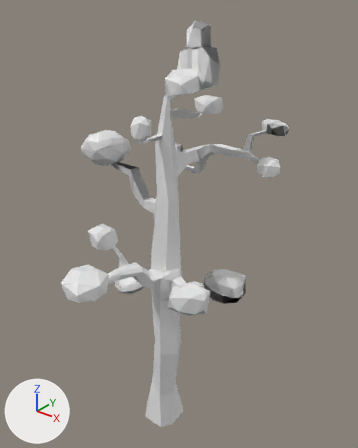
Before and after pictures for a commit that changed the OBJ model Kinderki/res/models/level/tree2full.obj.
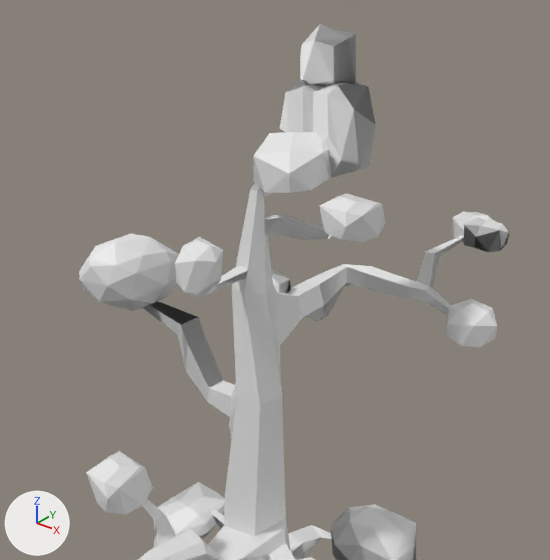
Each version is shown whole from a camera (50 mm lens) standing at (9.09, -10.39, 14.53) and looking at (-0.05, 1.03, 7.45), then close up from a camera (50 mm lens) standing at (6.08, -6.8, 14.86) and looking at (-0.77, 1.76, 9.55). The lights are fixed; the arrows at lower left show +X, +Y and +Z. Where no turn or scale is listed for an object, it has been applied to the vertices.

Before the edit, the objects in view are built like this:
```python
me_geosphere001 = bpy.data.meshes.new('GeoSphere001')
me_geosphere001.from_pydata(...)  # 721 vertices, 1348 faces; spans x -3.23..2.68, y -3.91..4.25, z -0.03..13.65
ob_geosphere001 = bpy.data.objects.new('GeoSphere001', me_geosphere001)
ob_geosphere001.location = (0.0, 0.0, 0.0)
```
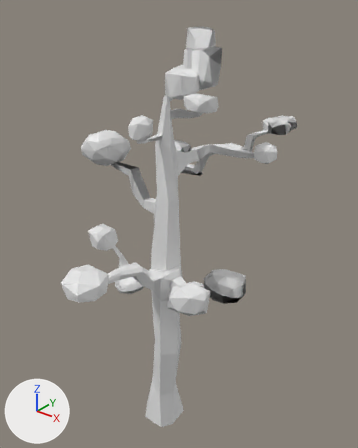
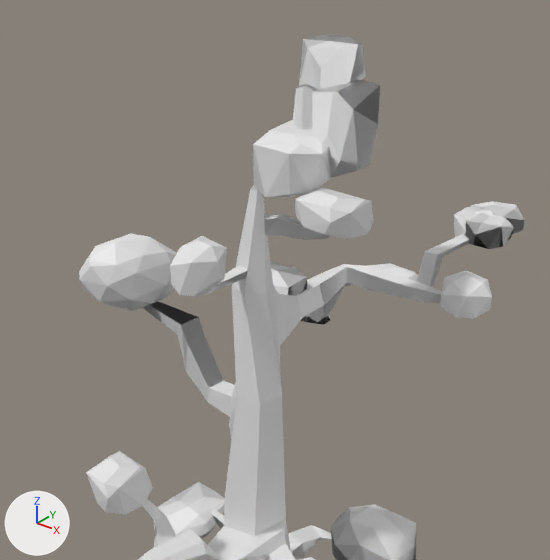
Commit message: working tree

What the commit changed:
me_geosphere001 is used by ob_geosphere001; location (0.0, 0.0, 0.0).
me_geosphere001 had 721 vertices, 1348 faces and spanned x -3.23..2.68, y -3.91..4.25, z -0.03..13.65.
me_geosphere001 now has 781 vertices, 1456 faces and spans x -3.23..2.54, y -3.91..4.82, z -0.03..13.47.
me_geosphere001 part 1: a new loose piece of 20 vertices spanning x 1.17..2.11, y 4.17..4.82, z 10.16..10.58.
me_geosphere001 part 2: a new loose piece of 20 vertices spanning x 0.27..1.44, y 2.49..2.81, z 9.64..9.95.
me_geosphere001 part 3: a new loose piece of 20 vertices spanning x -1.21..-0.1, y 2.02..2.57, z 8.71..9.02.
Part 4, on me_geosphere001:
10 vertices in x 2.09..2.67, y 2.09..2.78, z 9.33..9.79 move by (-0.13, 0.0, 0.42).
7 vertices in x 1.97..2.53, y 2.1..2.79, z 9.2..9.81 move by (-0.13, 0.0, 0.41).
3 vertices in x 1.94..2.68, y 2.42..2.43, z 9.62..9.86 move by (-0.14, 0.0, 0.42).
3 vertices in x 1.25..1.81, y 3.52..3.7, z 10.52..10.58 move by (-0.05, 0.12, 0.0).
3 vertices in x 1.57..1.8, y 3.37..3.56, z 10.27..10.44 move by (-0.04, 0.07, 0.0).
50 vertices move from x 1.16..2.24, y 2.34..4.25, z 9.5..10.58 to x 1.12..2.11, y 2.34..4.56, z 9.71..10.58.
Part 5, on me_geosphere001:
9 vertices in x 0.14..1.32, y -1.09..1.13, z 11.34..13.02 move by (0.0, -0.01, 0.0).
7 vertices in x 0.77..1.43, y 0.39..0.87, z 12.09..12.95 move by (0.0, -0.02, 0.0).
4 vertices in x 0.1..0.59, y -1.02..-0.99, z 10.92..11.42 move by (0.0, 0.02, 0.0).
4 vertices in x 0.38..1.19, y -0.28..0.52, z 11.98..12.36 move by (0.0, 0.0, -0.02).
3 vertices in x 0.16..0.33, y -0.82..-0.78, z 10.92..11.23 move by (0.0, 0.08, 0.0).
3 vertices in x 1.98..2.02, y -0.17..0.28, z 11.57..11.95 move by (-0.16, 0.0, 0.0).
126 vertices move from x -0.5..2.07, y -1.34..1.31, z 9.24..13.65 to x -0.5..1.93, y -1.43..1.46, z 9.24..13.47.

Pixel boxes (x1, y1, x2, y2) of what changed, in the close-ups (550 x 560 px; the box of a moved part takes in the faces that stretch with it):
'GeoSphere001', reshaped
    before: (79, 24, 509, 560)
    after: (79, 34, 524, 560)
part 1 of me_geosphere001, added
    after: (470, 201, 524, 234)
part 2 of me_geosphere001, added
    after: (366, 263, 418, 281)
part 3 of me_geosphere001, added
    after: (300, 314, 330, 325)
part 4 of me_geosphere001, moved or reshaped
    before: (416, 211, 509, 347)
    after: (416, 207, 514, 318)
part 5 of me_geosphere001, moved or reshaped
    before: (175, 24, 385, 295)
    after: (170, 34, 380, 296)
